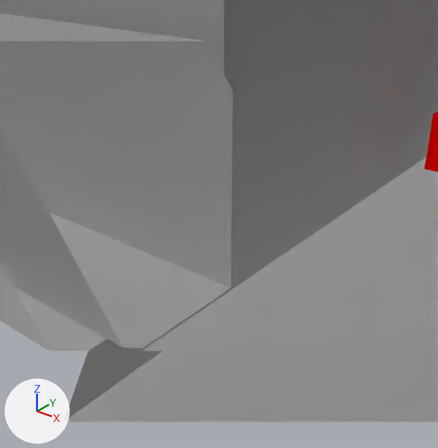
Renders of the Blender file Blender Game/Interior Game.blend from each side of a commit.
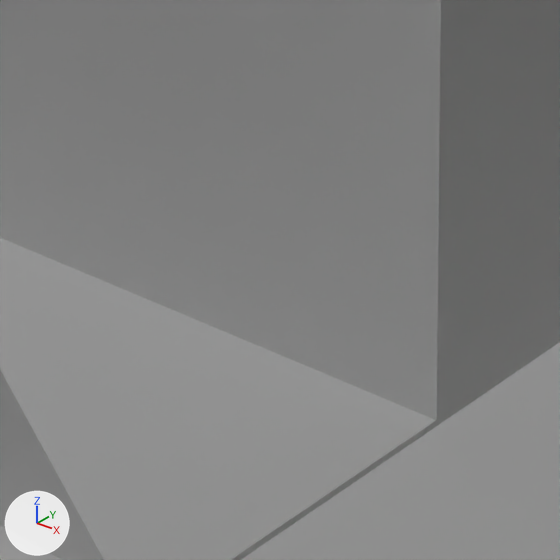
Old and new are each drawn from a 50 mm lens placed at (40.62, -40.77, 7.02), pointed at (31.81, -29.75, 0.19) and again close up on the part from 18% to 62% of the width and 32% to 75% of the height. Arrows for +X, +Y and +Z are at lower left; the lights stay in place. Everything nearer to the camera than a plane just in front of the edit is cut away.

Script lines for the objects in view, before the commit:
```python
me_untitled = bpy.data.meshes.new('Untitled')
me_untitled.from_pydata(...)  # 542 vertices, 493 faces; spans x -38.7..28.1, y -0.5..16.5, z -48.1..65.3
me_untitled.materials.append(mat_lambert1)  # its picture is missing
ob_interior_level = bpy.data.objects.new('Interior Level', me_untitled)
ob_interior_level.location = (-0.048, 19.345, -2.767)
ob_interior_level.rotation_euler = (1.571, 0.0, 0.0)  # degrees (90, 0, 0)
ob_interior_level.scale = (1.51, 1.51, 1.51)
```
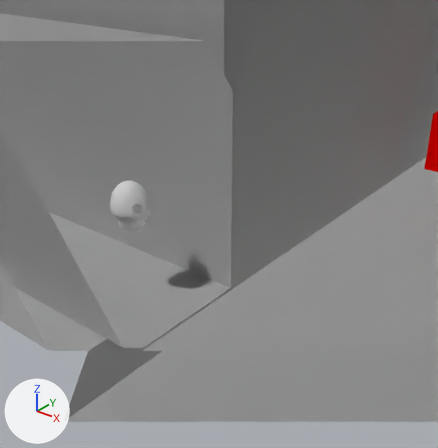
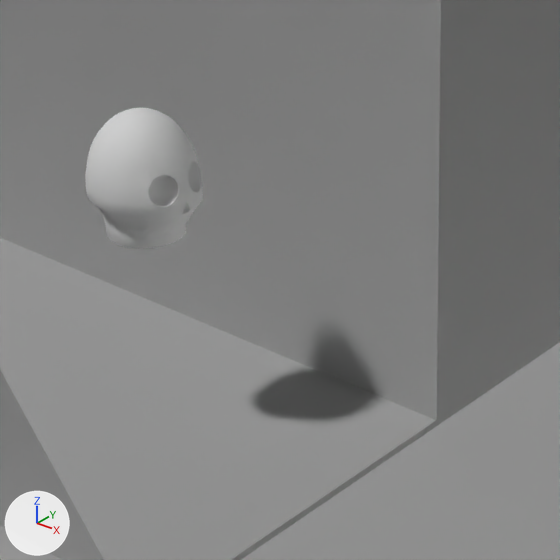
Location of each change, (x1, y1, x2, y2) in pixels of the close-ups (560 x 560 px):
'Vanity', added
    after: (85, 108, 203, 249)

The change, as a list of edits to the scene's bpy script:
```text
Add mat_stingraypbs1_001:
    mat_stingraypbs1_001 = diffuse_material('StingrayPBS1.001')
    mat_stingraypbs1_001.base_color = (1.0, 1.0, 1.0)  # white #ffffff
Add me_untitled_008:
    me_untitled_008.from_pydata(...)  # 888 vertices, 857 faces; spans x -0.77..0.77, y 1.66..3.46, z -0.77..0.82
    me_untitled_008.materials.append(mat_stingraypbs1_001)  # its picture is missing
Add ob_vanity:
    ob_vanity = bpy.data.objects.new('Vanity', me_untitled_008)
    ob_vanity.location = (29.855, -31.0, -1.0)
    ob_vanity.rotation_euler = (1.571, 3.142, -1.571)  # degrees (90, 180, -90)
    ob_vanity.scale = (-0.655, -0.655, -0.655)
```
